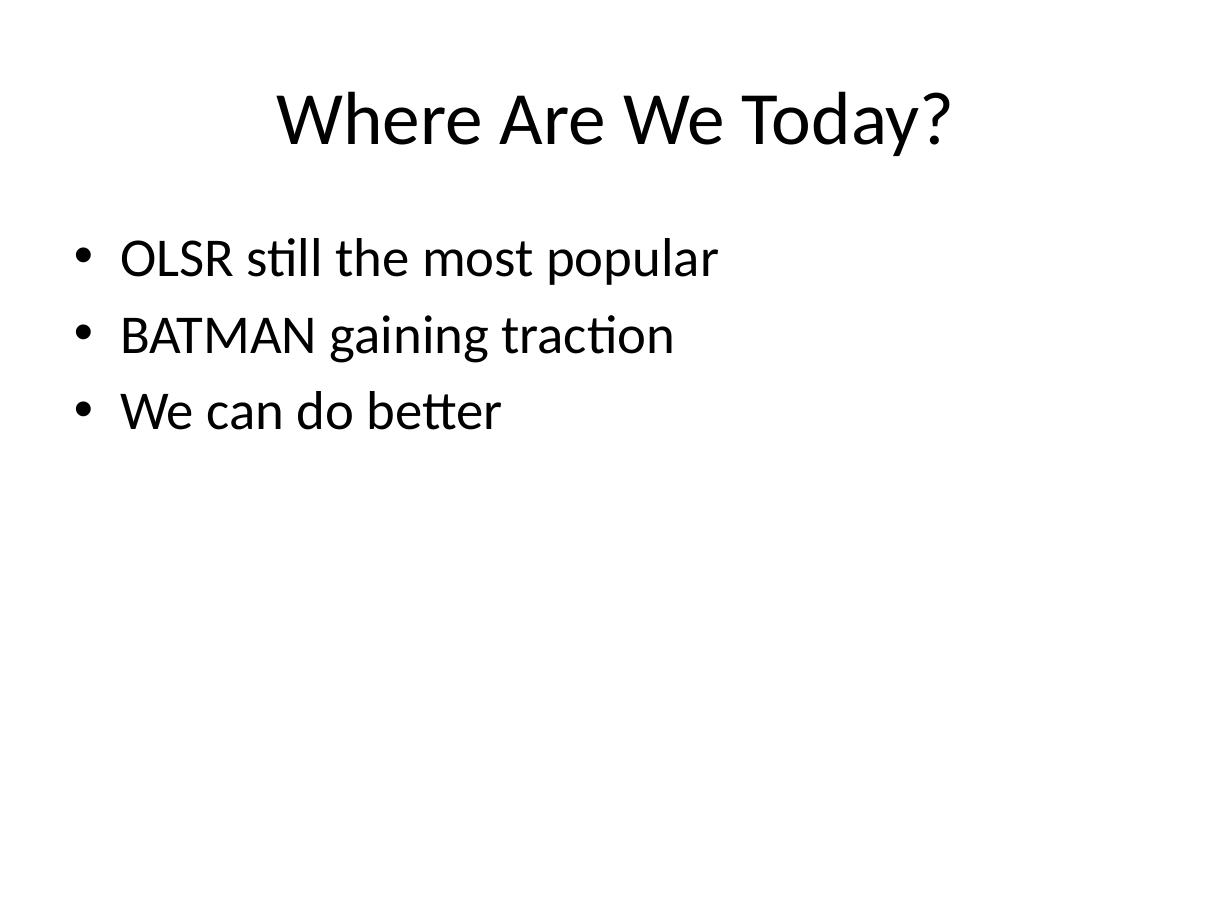
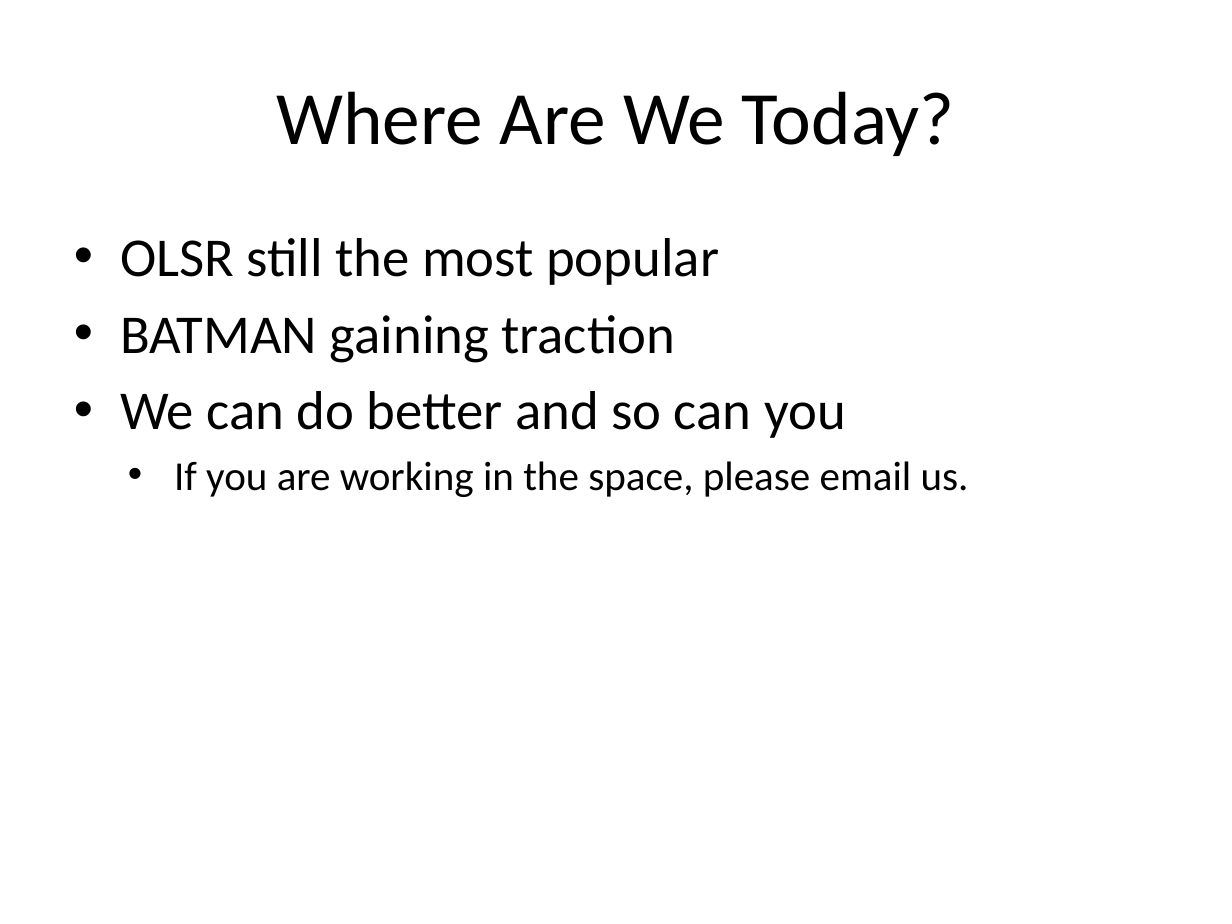
Before and after one commit to monk-dot/SPAN, a slide deck: slide 31 of SPAN DEFCON XX.pptx (slide 29 before the commit). Drawn at 1232x924 pixels with LibreOffice and Linux fonts; fonts in the diff are those of the drawing. Boxes give left, top, right and bottom in pixels: in the first picture for what was removed or moved away, otherwise in the second. Text is boxed around its words. In the diff, an @@ line names an element or a change of style, - is before the commit and + after.

```diff
--- a/SPAN DEFCON XX.pptx
+++ b/SPAN DEFCON XX.pptx
@@ text at box(120, 391, 969, 497): text changed; size 32 to 24 pt @@
-  • We can do better
+  • We can do better and so can you
+    • If you are working in the space, please email us.
```
Also in this commit, not shown: 4 other slides changed, 2 slides added.
